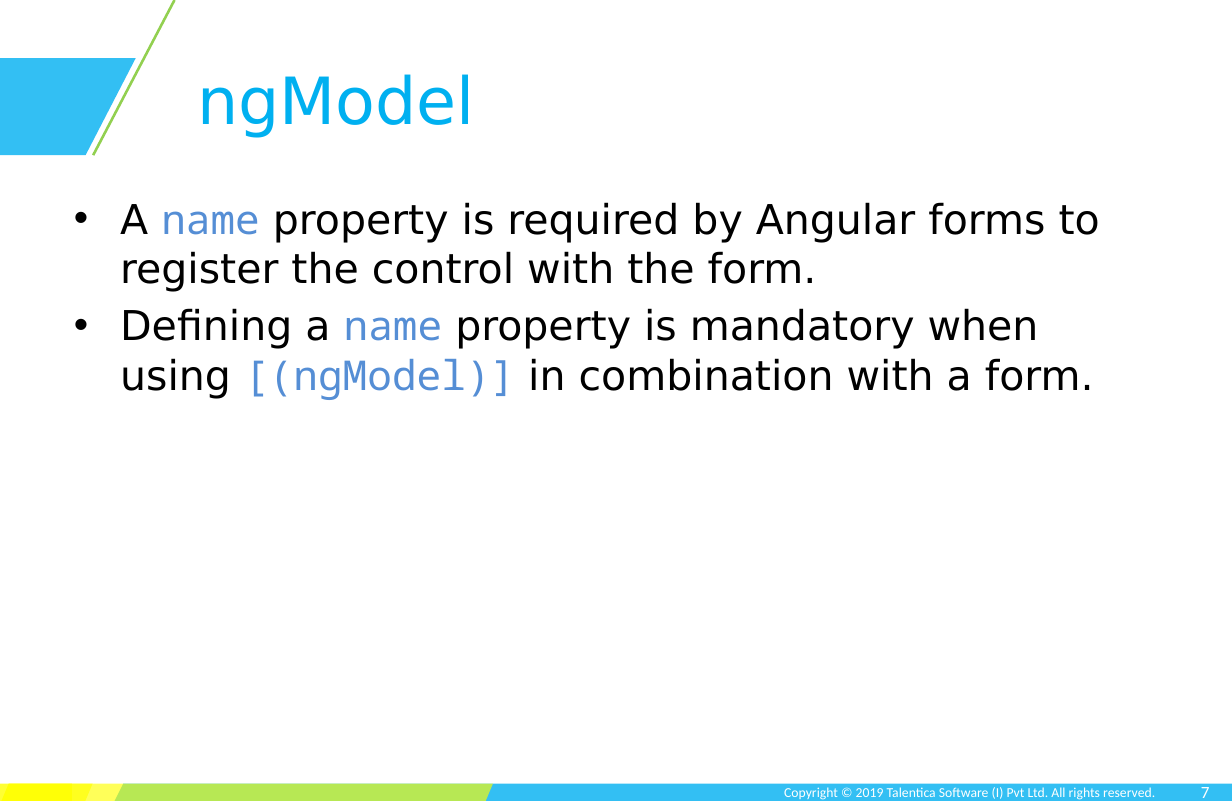
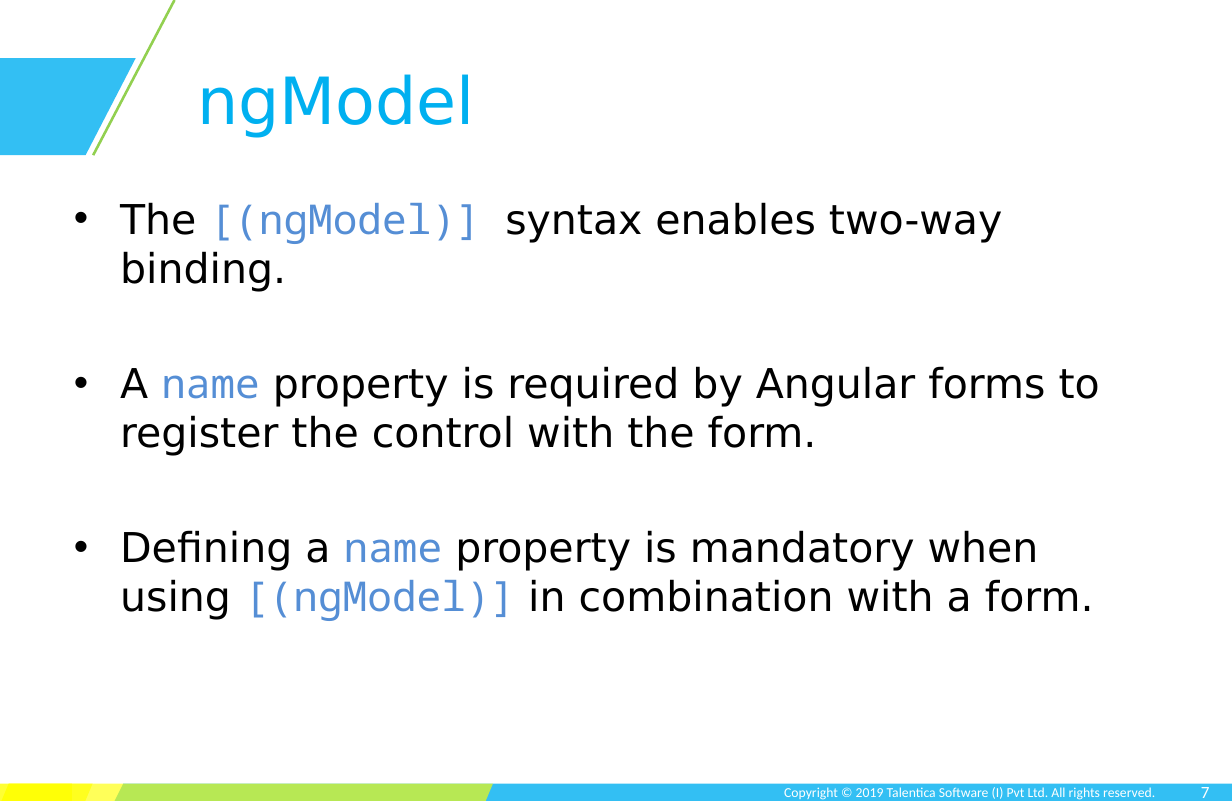
Before and after one commit to TusharRajGupt/angular-demo, a slide deck: slide 7 of session-3/Session 3.pptx. Drawn at 1232x801 pixels with LibreOffice and Linux fonts; fonts in the diff are those of the drawing; background and template pictures are left out. Boxes give left, top, right and bottom in pixels: in the first picture for what was removed or moved away, otherwise in the second. Text is boxed around its words. In the diff, an @@ line names an element or a change of style, - is before the commit and + after.

```diff
--- a/session-3/Session 3.pptx
+++ b/session-3/Session 3.pptx
@@ text at box(120, 202, 1002, 292): paragraph added @@
+• The [(ngModel)] syntax enables two-way binding.
```
Also in this commit, not shown: 2 other slides changed, 16 slides added, 5 slides removed, 1 other file.
